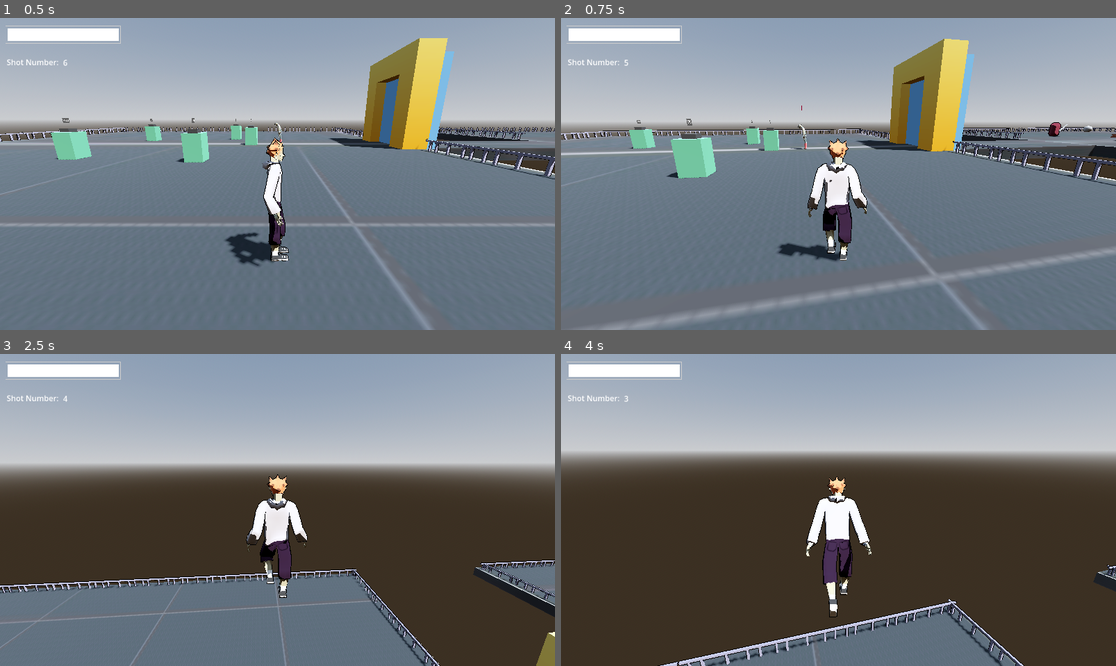
Above: before the commit, frames 1-4 (two rows, left to right).
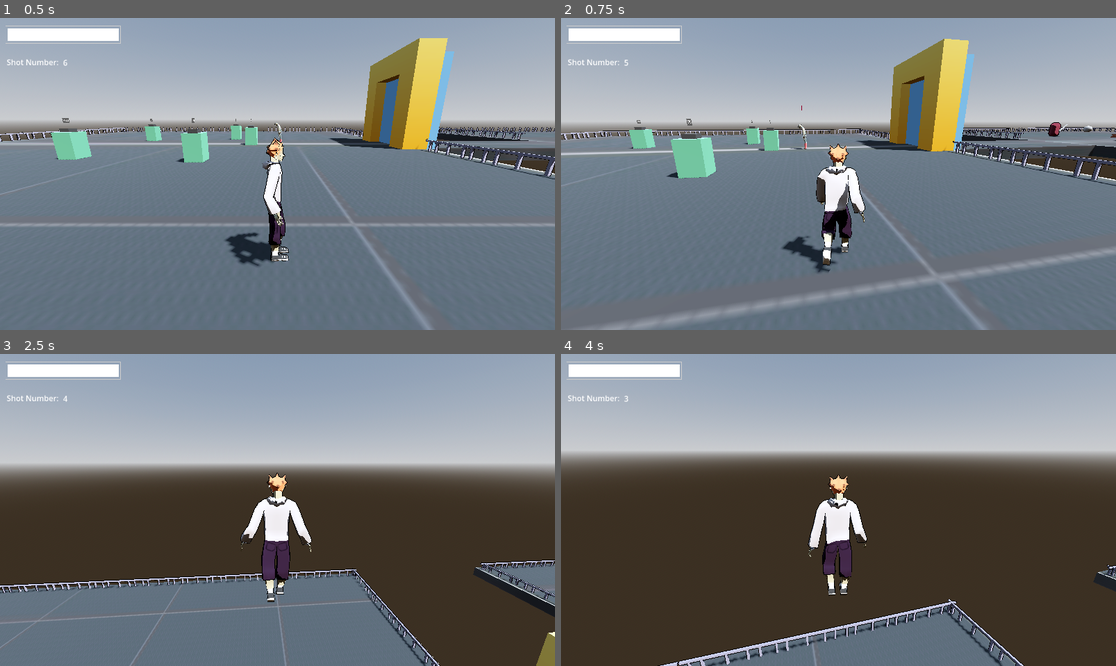
Above: after the commit, the same moments.

Repository: yashGhela/blame
Game: Godot game, scene res://levels/lab.tscn
Same seed, same stepped clock (60 frames per second), same inputs: the game is played once before the commit and once after it. The project has no main scene, so this scene is started directly.
Inputs (mouse positions are in pixels of both pictures, inside the frame that each line leads up to):
- Up to frame 1 (0.5 s): no input
- Up to frame 2 (0.75 s): tap Enter at 0.5 s; move the mouse to (866, 174) at 0.52 s; hold W (forward) from 0.53 s (still down); tap F (fire) at 0.6 s
- Up to frame 3 (2.5 s): keep holding W (forward); tap Space (jump) at 0.77, 1.52 s; tap Shift (run) at 0.8, 1.35 s; move the mouse to (249, 510) at 1.27 s; tap Q (snap) at 1.55, 2.1 s; move the mouse to (288, 503) at 2.02 s; tap F (fire) at 2.3 s
- Up to frame 4 (4 s): keep holding W (forward); move the mouse to (832, 516) at 2.77 s; right-click (832, 516) at 2.85 s; tap Space (jump) at 3.02, 3.77 s; tap Shift (run) at 3.05 s; move the mouse to (877, 513) at 3.52 s; tap F (fire) at 3.6 s; tap Q (snap) at 3.8 s

Frame 1 is identical in both runs. In frame 2, 1.8% of the frame differs, in the area x 39-56%, y 38-82%; in frame 3, 1.2%; in frame 4, 1.0%.
Error after the commit: Invalid assignment of property or key 'player' with value of type 'CharacterBody3D (playerthirdpers.gd)' on a base object of type 'PackedScene'. (res://scripts…

Commit message:
expanding player set to account for charge manager

Diff:
--- a/scripts/playershot.gd
+++ b/scripts/playershot.gd
@@ -1,5 +1,6 @@
 extends Area3D
 
+@export var player:CharacterBody3D
 
 func _on_body_entered(body: Node3D) -> void:
 	if body.is_in_group("Enemy"):
@@ -7,4 +8,5 @@
 		kd.y=0;
 		var kv = 25
 		body.get_knockback(kd,kv,20)
+		player.charge_manager_inc(30)
 		queue_free()
--- a/scripts/playerthirdpers.gd
+++ b/scripts/playerthirdpers.gd
@@ -3,8 +3,8 @@
 
 var SPEED = 9.0
 const JUMP_VELOCITY = 4.5
-const PHASE_JUMP_FORCE = 15.0
-const RUNNING_SPEED = 14.0
+var PHASE_JUMP_FORCE = 15.0
+var RUNNING_SPEED = 14.0
 
 var is_attacking:=false
 var action_locked := false  # true while jump / phasejump / dash is playing
@@ -17,6 +17,7 @@
 @export var joy_sens: float = 3.0
 @export var mouse_sens =0.003
 
+
 var bulletinst
 
 @onready var health_bar: ProgressBar = $"CanvasLayer/health bar"
@@ -38,7 +39,7 @@
 
 @onready var floorcast: RayCast3D = $CamOrigin/floorcast
 @onready var animation_player: AnimationPlayer = $larsv1/AnimationPlayer
-
+@onready var charge_manager: Node = $ChargeManager
 
 var is_running= false
 
@@ -68,12 +69,15 @@
 var dash_timer = 0.0
 var hitcounter = 0
 
+var can_run=true
 var health = 100
 
 var can_phase_jump:=true
 
 var is_floorslamming= false
 var is_phase_jumping = false
+
+var dmg=20
 
 func _unhandled_input(event: InputEvent) -> void:
 	if event is InputEventMouseMotion:
@@ -97,22 +101,43 @@
 	Signalbus.connect("talking",Callable(self,"on_talking_activated"))
 	Signalbus.connect("talkingended",Callable(self,"on_talking_ended"))
 	Signalbus.connect("burnoutmode", Callable(self, "on_burnout"))
-	Signalbus.connect("explosivemode", Callable(self, "on_burnout"))
-	Signalbus.connect("hardmode", Callable(self, "on_burnout"))
-	Signalbus.connect("snapmode", Callable(self, "on_burnout"))
-	Signalbus.connect("normalmode", Callable(self, "on_burnout"))
-
-
-#func on_talking_ended():
-	#var tween = create_tween()
-	#
-	#tween.tween_property(camera_3d,"size",8.0,0.7 ).set_trans(Tween.TRANS_SINE).set_ease(Tween.EASE_OUT)
-	#
-##Logic to zoom in when talking
-#func on_talking_activated():
-	#var tween = create_tween()
-	#
-	#tween.tween_property(camera_3d,"size",4.0,0.7 ).set_trans(Tween.TRANS_SINE).set_ease(Tween.EASE_OUT)
+	Signalbus.connect("explosivemode", Callable(self, "on_explosive"))
+	Signalbus.connect("hardmode", Callable(self, "on_hard"))
+	Signalbus.connect("snapmode", Callable(self, "on_snap"))
+	Signalbus.connect("normalmode", Callable(self, "on_normal"))
+
+
+func on_burnout():
+	reset()
+	SPEED=5.0
+	can_run=false
+
+func on_explosive():
+	reset()
+	explode()
+
+func on_hard():
+	reset()
+	SPEED=12.0
+	RUNNING_SPEED= 18.0
+	PHASE_JUMP_FORCE= 20.0
+	dmg=30
+
+func on_snap():
+	reset()
+	can_snap=true
+
+
+func on_normal():
+	reset()
+
+func reset():
+	SPEED=9.0
+	RUNNING_SPEED=14.0
+	PHASE_JUMP_FORCE=15.0
+	can_run=true
+	dmg=20
+	can_snap=false
 
 
 func _process(delta: float) -> void:
@@ -204,7 +229,7 @@
 
 
 
-	if Input.is_action_just_pressed("run"):
+	if Input.is_action_just_pressed("run") and can_run:
 		is_running=true
 	if Input.is_action_just_released("run"):
 		is_running=false
@@ -310,6 +335,7 @@
 	fire_shots-=1
 
 	bulletinst = bullet.instantiate()
+	bullet.player= self
 
 	get_tree().current_scene.add_child(bulletinst)
 
@@ -563,6 +589,8 @@
 	hand_2_col.disabled = true
 
 
+func charge_manager_inc(amt:int):
+	charge_manager.increase_charge(amt);
 
 func _on_basicanims_animation_finished(anim_name: StringName) -> void:
 	if anim_name=="hit_one" or anim_name=="hit_two" or anim_name=="hit_three":
@@ -581,10 +609,14 @@
 	print("hand 2 is hitting body: ", body)
 
 	if body.is_in_group("Enemy"):
+
+		if is_snapping:
+			body.queue_free()
 		var kd = global_position.direction_to(body.global_position)
 		kd.y=0;
 		var kv = 25
-		body.get_knockback(kd,kv,20)
+		body.get_knockback(kd,kv,dmg)
+		charge_manager.increase_charge(20)
 
 	if body.is_in_group("Battery"):
 		body.set_status()
@@ -596,10 +628,13 @@
 	print("hand 1 is hitting body: ", body)
 
 	if body.is_in_group("Enemy"):
+		if is_snapping:
+			body.queue_free()
 		var kd = global_position.direction_to(body.global_position)
 		kd.y=0;
 		var kv = 10
-		body.get_knockback(kd,kv,20)
+		body.get_knockback(kd,kv,dmg)
+		charge_manager.increase_charge(20)
 
 	if body.is_in_group("Battery"):
 		body.set_status()
@@ -613,9 +648,12 @@
 		var kd = global_position.direction_to(body.global_position)
 		kd.y=0;
 		var kv = 10
-		body.get_knockback(kd,kv,20)
-
-
+		body.get_knockback(kd,kv,dmg)
+		charge_manager.increase_charge(20)
+
+
+func explode():
+	pass
 
 
 func play_action(anim: StringName) -> void:
